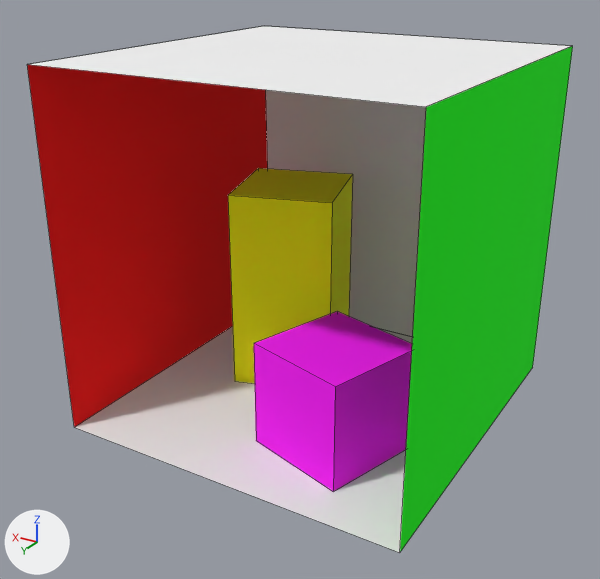
The OBJ model base/res/cornell/cornell_box.obj: old version first, new version second.
Before and after are seen from a 50 mm camera at (-316.0, 766.0, 706.0) aimed at (287.0, -239.0, 204.0). Lighting does not change. The marker at lower left points along +X, +Y and +Z. Mesh edges are drawn as thin lines. Where no turn or scale is listed for an object, it has been applied to the vertices.

Names of what the first picture shows: 'back_wall', 'ceiling', 'floor', 'green_wall', 'red_wall', 'short_block', 'tall_block'.
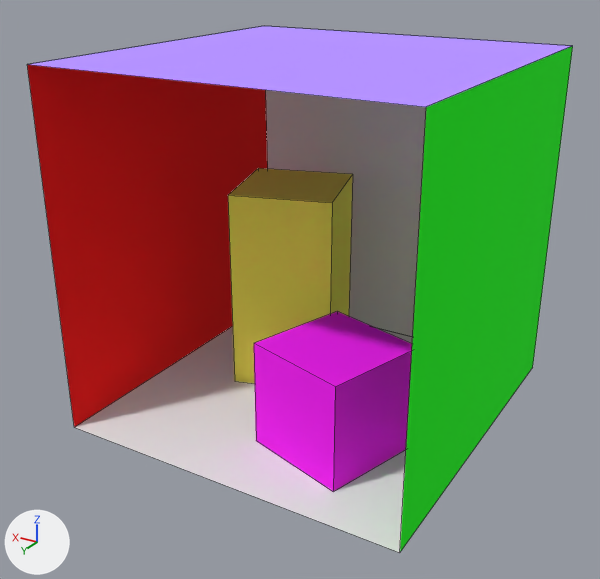
Boxes (x1, y1, x2, y2) around the edits, measured in the pictures (600 x 579 px):
'ceiling', recoloured (white to purple): (28, 26, 571, 107) in both
'tall_block', recoloured: (228, 168, 353, 384) in both

What changed in the scene script:
```text
Change mat_yellow:
    mat_yellow.base_color: (1.0, 1.0, 0.0) -> (1.0, 0.9, 0.1)  # yellow #ffff00 -> yellow #fff359
Add mat_lightblue:
    mat_lightblue = principled_material('lightblue')
    mat_lightblue.base_color = (0.5, 0.3, 1.5)  # purple #bc95ff
    mat_lightblue.roughness = 1.0
Change me_ceiling:
    where me_ceiling.from_pydata(...)  # 4 vertices, 1 face; spans x 0.0..556.0, y -559.0..0.0, z 549.0
    remove me_ceiling.materials.append(mat_white)  # white #f3f3f3
    add me_ceiling.materials.append(mat_lightblue)  # purple #bc95ff
```
